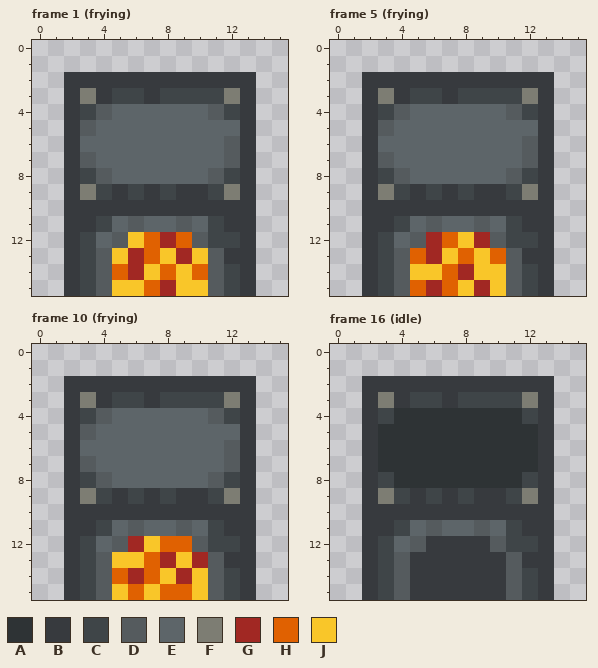
Two states of a pixel-art file, assets/sprites/stove.aseprite. The first picture shows the starting point.
16x16 pixels, 16 frames. Colours within 5 levels of each other are drawn and written as one. Shown: frame 1 (frying), frame 5 (frying), frame 10 (frying), frame 16 (idle). The commit also changed other frames, which this record leaves out.
Visible layers, top first: "cooking area", "fire", "stove_body".
Palette (. is transparent): A #2e3335  B #373a3e  C #3f4548  D #555b5e  E #5d6569  F #7d7d73  G #a12823  H #e06101  J #f9c629
Pixels before, frame 1 (frying), first column x 2:
 2 BBBBBBBBBBBB
 3 BFBCCBCCCCFB
 4 BCDEEEEEEDCB
 5 BDEEEEEEEEEB
 6 BEEEEEEEEEDB
 7 BDEEEEEEEEDB
 8 BCDEEEEEEDCB
 9 BFCBCBCBBCFB
10 BBBBBBBBBBBB
11 BBCEDEEDECBB
12 BCEDJHGHDCCB
13 BCDJGHJGJDBB
14 BCDHGJHJHDCB
15 BCDJJHGJJDCB
Pixels before, frame 5 (frying), first column x 2:
 2 BBBBBBBBBBBB
 3 BFBCCBCCCCFB
 4 BCDEEEEEEDCB
 5 BDEEEEEEEEEB
 6 BEEEEEEEEEDB
 7 BDEEEEEEEEDB
 8 BCDEEEEEEDCB
 9 BFCBCBCBBCFB
10 BBBBBBBBBBBB
11 BBCEDEEDECBB
12 BCEDGHJGDCCB
13 BCDHGJHJHDBB
14 BCDJJHGJJDCB
15 BCDHGHJGJDCB
Pixels before, frame 10 (frying), first column x 2:
 2 BBBBBBBBBBBB
 3 BFBCCBCCCCFB
 4 BCDEEEEEEDCB
 5 BDEEEEEEEEEB
 6 BEEEEEEEEEDB
 7 BDEEEEEEEEDB
 8 BCDEEEEEEDCB
 9 BFCBCBCBBCFB
10 BBBBBBBBBBBB
11 BBCEDEEDECBB
12 BCEDGJHHDCCB
13 BCDJJHGJGDBB
14 BCDHGHJGJDCB
15 BCDJHJHHJDCB
Pixels before, frame 16 (idle), first column x 2:
 2 BBBBBBBBBBBB
 3 BFBCCBCCCCFB
 4 BCAAAAAAAACB
 5 BAAAAAAAAAAB
 6 BAAAAAAAAAAB
 7 BAAAAAAAAAAB
 8 BCAAAAAAAACB
 9 BFCBCBCBBCFB
10 BBBBBBBBBBBB
11 BBCEDEEDECBB
12 BCEDBBBBDCCB
13 BCDBBBBBBDBB
14 BCDBBBBBBDCB
15 BCDBBBBBBDCB
Once edited:
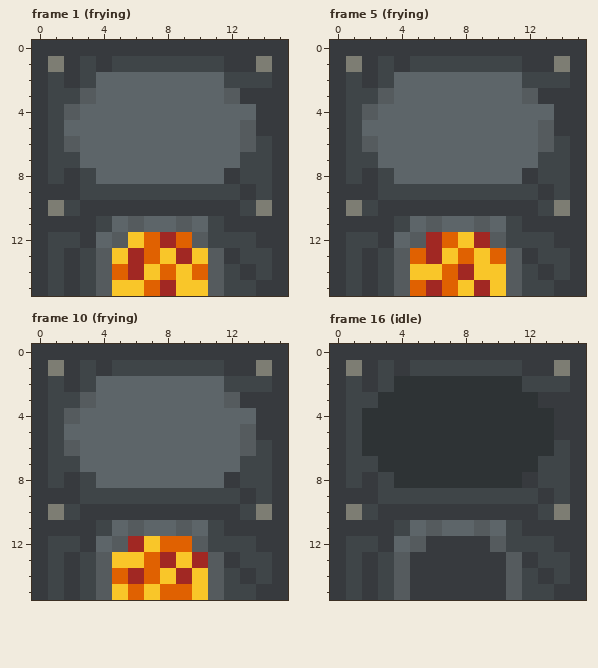
Difference:
Frame 1 (frying), layers "cooking area", "stove_body":
y 0: x 0..15 ................ -> BBBBBBBBBBBBBBBB
y 1: x 0..15 ................ -> BFBCBCCCCCCCBBFB
y 2: x 0..1 .. -> BC; x 3..15 BBBBBBBBBBB.. -> CEEEEEEEECCCB
y 3: x 0..12 ..BFBCCBCCCCF -> BCCDEEEEEEEED; x 14..15 .. -> BB
y 4: x 0..4 ..BCD -> BCDEE; x 11..15 DCB.. -> EEEBB
y 5: x 0..3 ..BD -> BCEE; x 13..15 B.. -> DBB
y 6: x 0..2 ..B -> BCD; x 12..15 DB.. -> EDCB
y 7: x 0..3 ..BD -> BCCE; x 12..15 DB.. -> ECCB
y 8: x 0..1 .. -> BC; x 4 D -> E; x 11..15 DCB.. -> EBCCB
y 9: x 0..1 .. -> BB; x 3 F -> C; x 5 B -> C; x 7 B -> C; x 9..10 BB -> CC; x 12 F -> C; x 14..15 .. -> CB
y 10: x 0..2 ..B -> BFC; x 13..15 B.. -> CFB
y 11: x 0..1 .. -> BB; x 14..15 .. -> BB
y 12: x 0..3 ..BC -> BCCB; x 13..15 B.. -> CBB
y 13: x 0..1 .. -> BC; x 13..15 B.. -> CCB
y 14: x 0..1 .. -> BC; x 14..15 .. -> CB
y 15: x 0..1 .. -> BC; x 13..15 B.. -> CBB
Frame 5 (frying), layers "cooking area", "stove_body": the same change as frame 1 (frying)
Frame 10 (frying), layers "cooking area", "stove_body": the same change as frame 1 (frying)
Frame 16 (idle), layers "cooking area", "stove_body":
y 0: x 0..15 ................ -> BBBBBBBBBBBBBBBB
y 1: x 0..15 ................ -> BFBCBCCCCCCCBBFB
y 2: x 0..1 .. -> BC; x 3..15 BBBBBBBBBBB.. -> CAAAAAAAACCCB
y 3: x 0..12 ..BFBCCBCCCCF -> BCCAAAAAAAAAA; x 14..15 .. -> BB
y 4: x 0..3 ..BC -> BCAA; x 12..15 CB.. -> AABB
y 5: x 0..2 ..B -> BCA; x 13..15 B.. -> ABB
y 6: x 0..2 ..B -> BCA; x 13..15 B.. -> ACB
y 7: x 0..2 ..B -> BCC; x 13..15 B.. -> CCB
y 8: x 0..1 .. -> BC; x 12..15 CB.. -> BCCB
y 9: x 0..1 .. -> BB; x 3 F -> C; x 5 B -> C; x 7 B -> C; x 9..10 BB -> CC; x 12 F -> C; x 14..15 .. -> CB
y 10: x 0..2 ..B -> BFC; x 13..15 B.. -> CFB
y 11: x 0..1 .. -> BB; x 14..15 .. -> BB
y 12: x 0..3 ..BC -> BCCB; x 13..15 B.. -> CBB
y 13: x 0..1 .. -> BC; x 13..15 B.. -> CCB
y 14: x 0..1 .. -> BC; x 14..15 .. -> CB
y 15: x 0..1 .. -> BC; x 13..15 B.. -> CBB
Pixel boxes of the changes (left, top, right, bottom) in both pictures:
changed: (32, 40, 288, 296)
changed: (330, 40, 586, 296)
changed: (32, 344, 288, 600)
changed: (330, 344, 586, 600)
